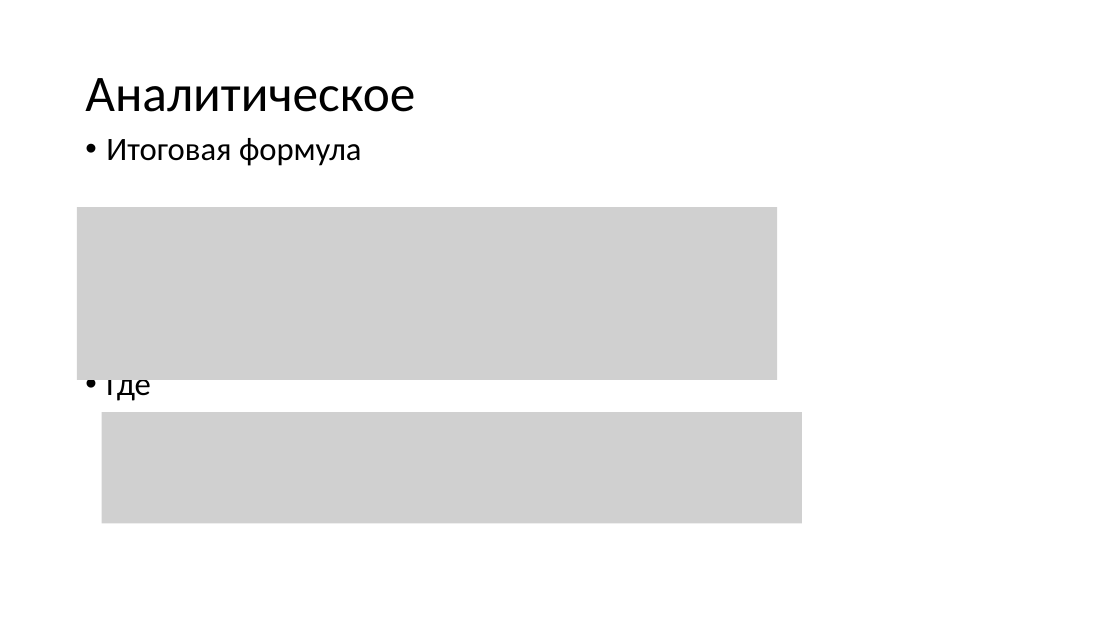
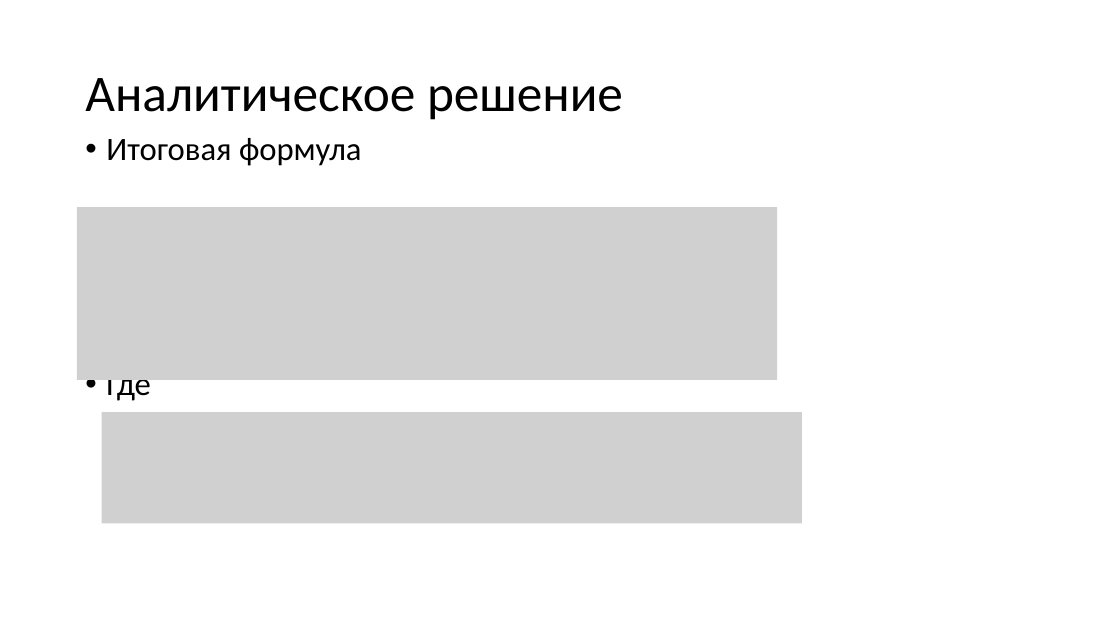
Before and after one commit to amakhno/Integration, a slide deck: slide 7 of defence.pptx (slide 8 before the commit). Drawn at 1120x630 pixels with LibreOffice and Linux fonts; fonts in the diff are those of the drawing; grey boxes stand for pictures. Boxes give left, top, right and bottom in pixels: in the first picture for what was removed or moved away, otherwise in the second. Text is boxed around its words. In the diff, an @@ line names an element or a change of style, - is before the commit and + after.

```diff
--- a/defence.pptx
+++ b/defence.pptx
@@ title at (85, 78, 623, 120): text changed @@
-Аналитическое
+Аналитическое решение
```
Also in this commit, not shown: 5 other slides changed, 10 slides added, 6 slides removed, 6 other files.
